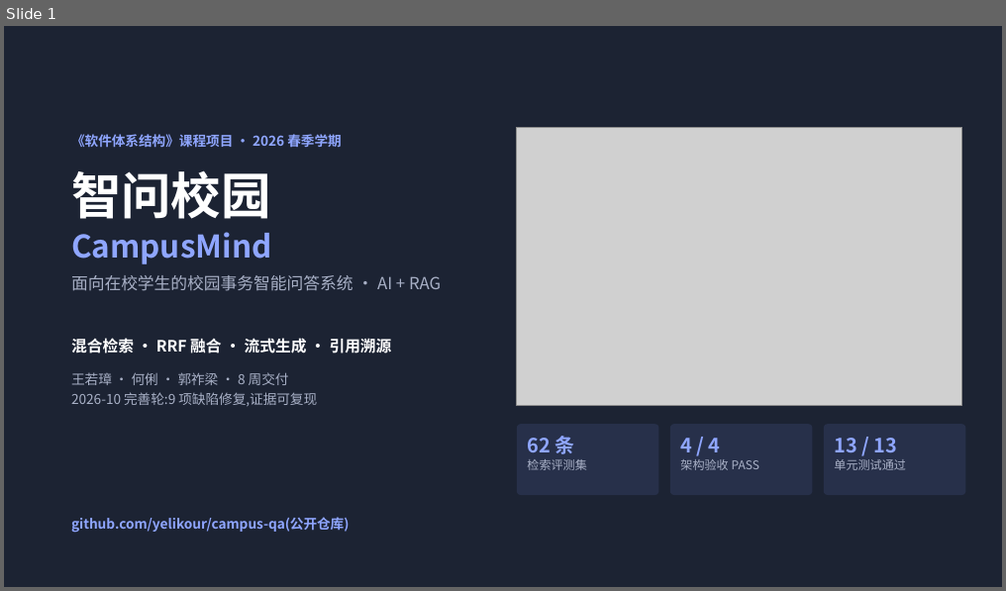
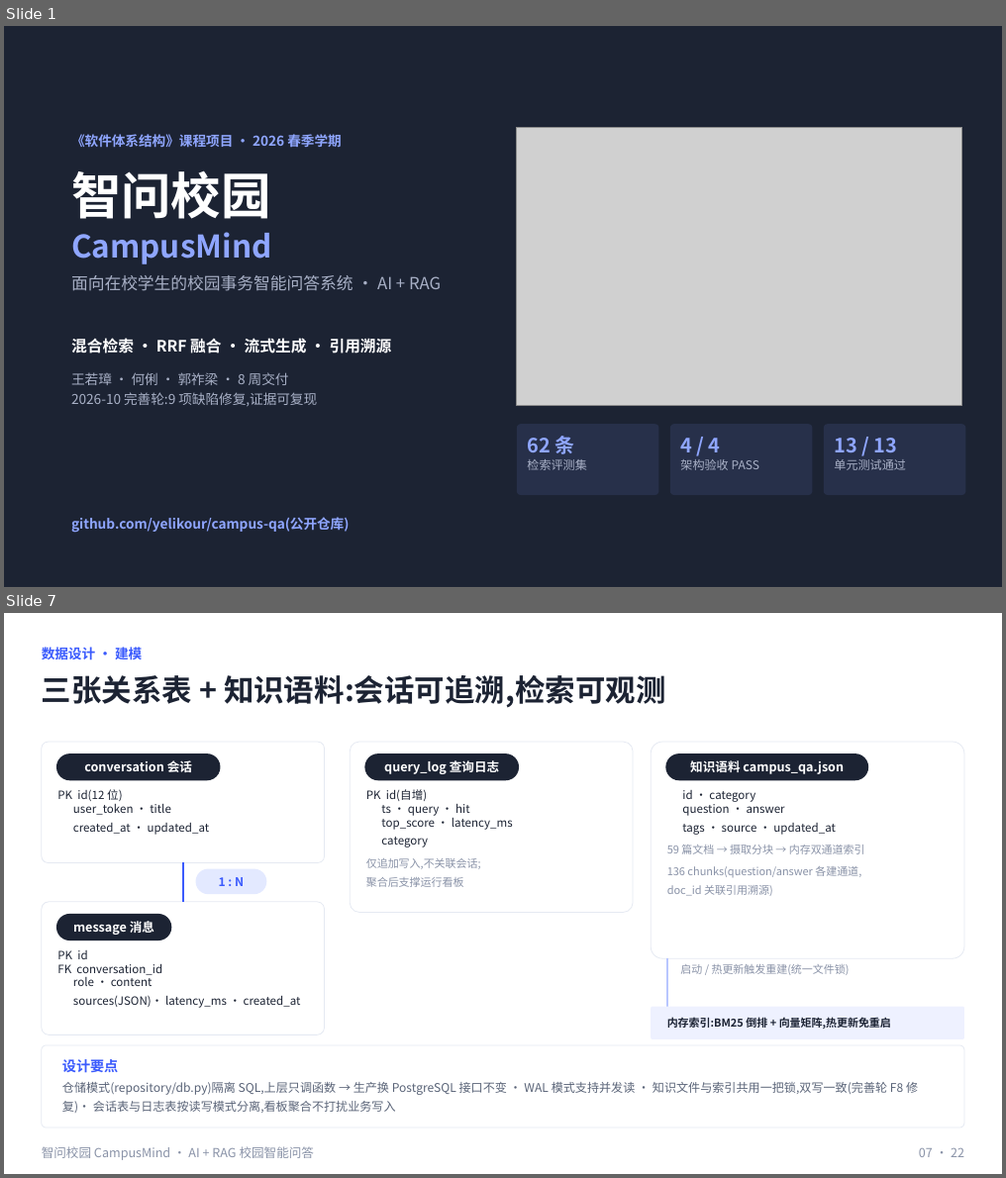
Before and after one commit to yelikour/campus-qa, a slide deck: ppt/智问校园CampusMind项目讲解PPT.pptx. Shown one above the other, each under a label of ours: slide 1 before the commit, slides 1 and 7 after it; the slides between them are not shown. The pictures are 1006x591 and 1006x1178 pixels, drawn with LibreOffice and Linux fonts; fonts in the diff are those of the drawing; grey boxes stand for pictures. Boxes give left, top, right and bottom in pixels: in the first picture for what was removed or moved away, otherwise in the second. Text is boxed around its words. In the diff, an @@ line names an element or a change of style, - is before the commit and + after.

Commit message:
docs: add course deliverables — SRS/SDD-SAD docs, UI prototype, deck v22, and 8 template-filled artifacts
New this round (from 03/ course template pack):
- docs/课程交付物/: 软件项目计划 / Vision文档 / 软件需求规约 / 软件架构文档 /
  迭代计划(4 iterations) / 系统测试用例(12 real cases) / 系统测试报告 /
  项目总结报告 — all filled with real project data (LOC 533/1005,
  eval/bench/acceptance evidence, risk table, contribution split),
  template instructions stripped.
- .build/fill_templates.py: reproducible template-filling pipeline.

Previously staged this session:
- PPT expanded 17 -> 22 slides (SRS, 4+1 views overview+mapping, DB
  modeling ER, ADR cards), auto page numbers, visual-QA 22/22 pass.
- SRS 需求规格说明书 (13pp) and 设计与架构文档 SDD+SAD (15pp, 3 embedded
  architecture diagrams) with covers, TOC fields, 3-section numbering;
  postcheck 0 errors; UI prototype self-contained HTML (3 views,
  annotation mode, state designs, page flow, design spec).

```diff
--- a/ppt/智问校园CampusMind项目讲解PPT.pptx
+++ b/ppt/智问校园CampusMind项目讲解PPT.pptx
@@ slide 7 added at (x1=4, y1=613, x2=1002, y2=1174), background #FFFFFF @@
@@ text added at (x1=42, y1=646, x2=142, y2=663), 13 pt, text #3B5BFD, bold @@
+数据设计 · 建模
@@ text added at (x1=42, y1=675, x2=666, y2=708), 29 pt, text #1C2333, bold @@
+三张关系表 + 知识语料:会话可追溯,检索可观测
@@ rounded rectangle added at (x1=42, y1=742, x2=325, y2=863), fill #FFFFFF, outline #E5E9F2 0.75 pt @@
@@ rounded rectangle added at (x1=56, y1=754, x2=221, y2=780), fill #1C2333, 12 pt, text #FFFFFF, bold @@
+conversation 会话
@@ rounded rectangle added at (x1=350, y1=742, x2=633, y2=912), fill #FFFFFF, outline #E5E9F2 0.75 pt @@
@@ rounded rectangle added at (x1=364, y1=754, x2=519, y2=780), fill #1C2333, 12 pt, text #FFFFFF, bold @@
+query_log 查询日志
@@ rounded rectangle added at (x1=650, y1=742, x2=964, y2=959), fill #FFFFFF, outline #E5E9F2 0.75 pt @@
@@ rounded rectangle added at (x1=665, y1=754, x2=868, y2=780), fill #1C2333, 12 pt, text #FFFFFF, bold @@
+知识语料 campus_qa.json
@@ text added at (x1=57, y1=789, x2=210, y2=835), 11 pt, text #1C2333 @@
+PK id(12 位)
+user_token · title
+created_at · updated_at
@@ text added at (x1=366, y1=789, x2=513, y2=887), 11 pt, text #1C2333 @@
+PK id(自增)
+ts · query · hit
+top_score · latency_ms
+category
+仅追加写入,不关联会话;
+聚合后支撑运行看板
@@ text added at (x1=667, y1=790, x2=865, y2=896), 10.5 pt, text #8A93A8 @@
+id · category
+question · answer
+tags · source · updated_at
+59 篇文档 → 摄取分块 → 内存双通道索引
+136 chunks(question/answer 各建通道,
+doc_id 关联引用溯源)
@@ line added from (183, 863) to (183, 902), #3B5BFD 1.75 pt @@
@@ rounded rectangle added at (x1=196, y1=869, x2=266, y2=894), fill #E3E9FF, 11.5 pt, text #3B5BFD, bold @@
+1 : N
@@ rounded rectangle added at (x1=42, y1=902, x2=325, y2=1035), fill #FFFFFF, outline #E5E9F2 0.75 pt @@
@@ rounded rectangle added at (x1=56, y1=914, x2=171, y2=941), fill #1C2333, 12 pt, text #FFFFFF, bold @@
+message 消息
@@ text added at (x1=57, y1=951, x2=301, y2=1008), 11 pt, text #1C2333 @@
+PK id
+FK conversation_id
+role · content
+sources(JSON)· latency_ms · created_at
@@ line added from (667, 959) to (667, 1007), #B8C6FF 1.75 pt @@
@@ text added at (x1=680, y1=964, x2=849, y2=975), 10.5 pt, text #8A93A8 @@
+启动 / 热更新触发重建(统一文件锁)
@@ rounded rectangle added at (x1=650, y1=1007, x2=964, y2=1040), fill #EEF1FF @@
@@ text added at (x1=667, y1=1016, x2=891, y2=1031), 10.5 pt, text #1C2333, bold @@
+内存索引:BM25 倒排 + 向量矩阵,热更新免重启
@@ rounded rectangle added at (x1=42, y1=1046, x2=964, y2=1128), fill #FFFFFF, outline #E5E9F2 0.75 pt @@
@@ text added at (x1=62, y1=1059, x2=918, y2=1113), 11.5 pt, text #5A6478 @@
+设计要点
+仓储模式(repository/db.py)隔离 SQL,上层只调函数 → 生产换 PostgreSQL 接口不变 · WAL 模式支持并发读 · 知识文件与索引共用一把锁,双写一致(完善轮 F8 修复)· 会话表与日志表按读写模式分离,看板聚合不打扰业务写入
@@ text added at (x1=42, y1=1147, x2=315, y2=1160), 12 pt, text #8A93A8 @@
+智问校园 CampusMind · AI + RAG 校园智能问答
@@ text added at (x1=919, y1=1149, x2=964, y2=1157), 12 pt, text #8A93A8 @@
+07 · 22
```
Also in this commit, not shown: 15 slides changed, 4 other slides added, 25 other files.
